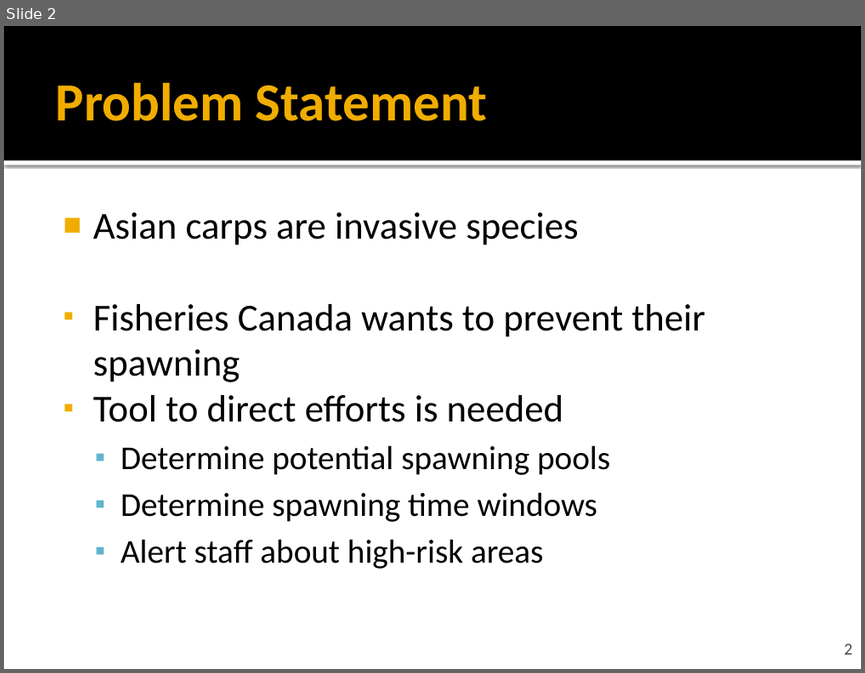
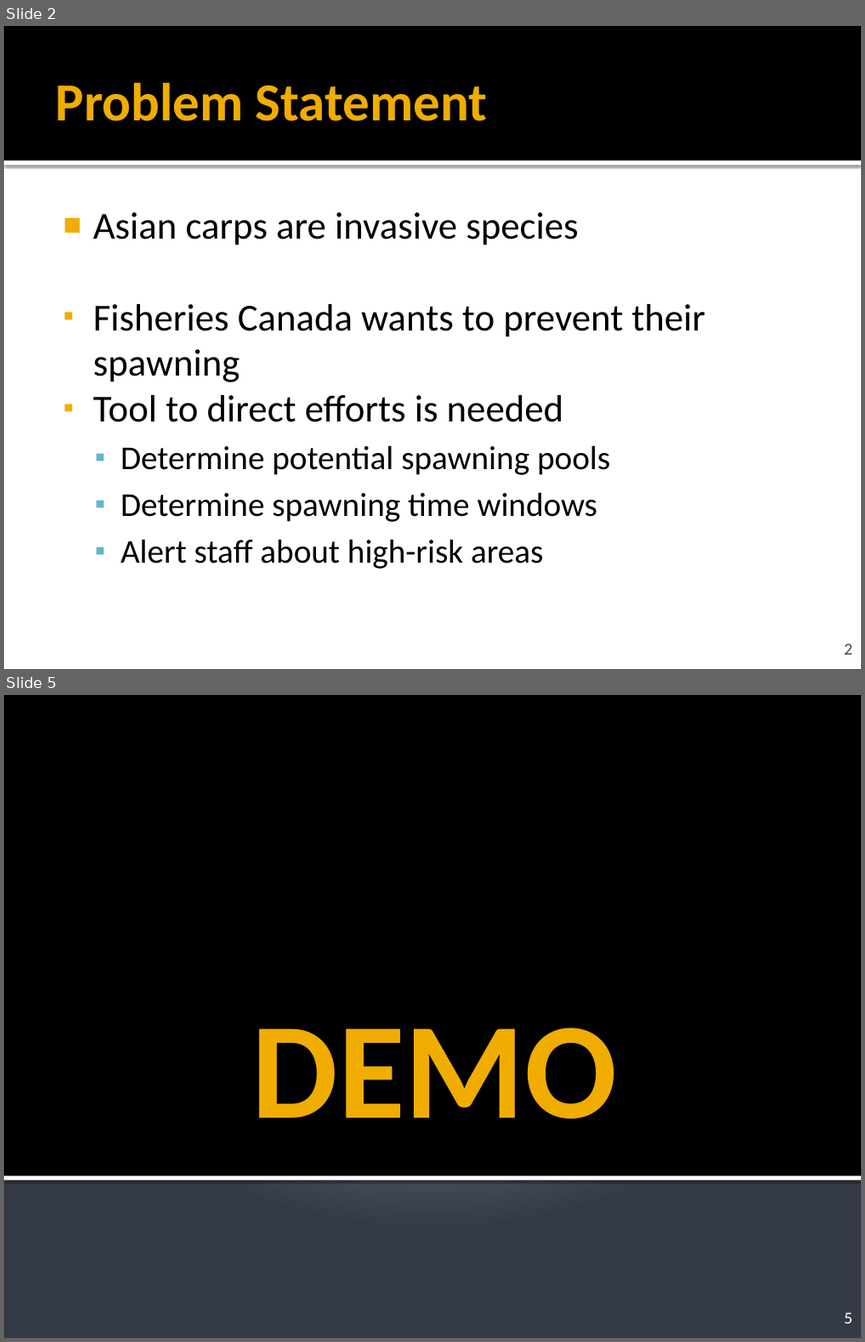
Before and after one commit to vivek203/salted-fish, a slide deck: presentation.pptx. Shown one above the other, each under a label of ours: slide 2 before the commit, slides 2 and 5 after it; the slides between them are not shown. The pictures are 865x673 and 865x1342 pixels, drawn with LibreOffice and Linux fonts; fonts in the diff are those of the drawing; background and template pictures are left out. Boxes give left, top, right and bottom in pixels: in the first picture for what was removed or moved away, otherwise in the second. Text is boxed around its words. In the diff, an @@ line names an element or a change of style, - is before the commit and + after.

```diff
--- a/presentation.pptx
+++ b/presentation.pptx
@@ slide 5 added at [4,695,861,1338], background gradient #C1C5D3 to #BFC4D2 to #353B47 @@
@@ rectangle added at [4,695,861,1176], fill #000000 @@
@@ title added at [252,1027,617,1118], 115 pt, text #F0AD00, bold @@
+DEMO
@@ rectangle added at [4,1175,861,1180], fill #FFFFFF @@
@@ page number added at [844,1312,852,1323], 14 pt, text #FFFFFF @@
+5
```
Also in this commit, not shown: 2 slides changed.
